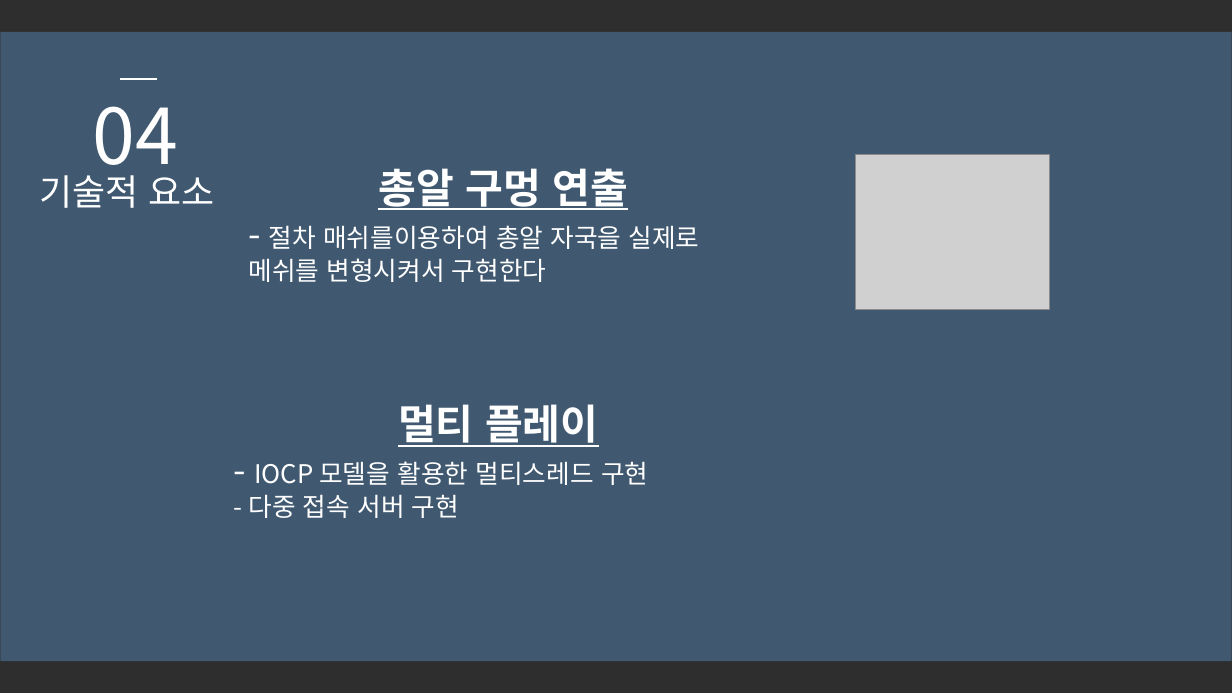
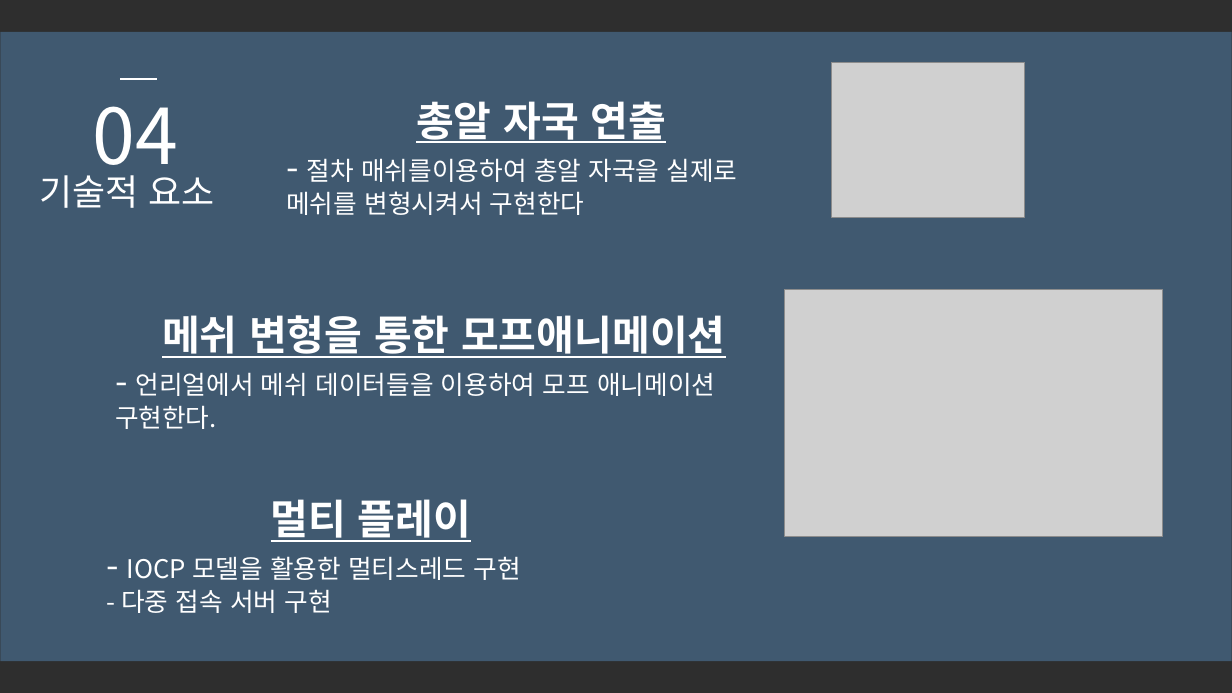
Before and after one commit to SuperTaeJun/GraduationWork, a slide deck: slide 13 of 졸업작품 제안서/졸업작품 제안서ver3.pptx (slide 12 before the commit). Drawn at 1232x693 pixels with LibreOffice and Linux fonts; fonts in the diff are those of the drawing; grey boxes stand for pictures; background and template pictures are left out; a plain dark background stands for a picture behind light text. Boxes give left, top, right and bottom in pixels: in the first picture for what was removed or moved away, otherwise in the second. Text is boxed around its words. In the diff, an @@ line names an element or a change of style, - is before the commit and + after.

```diff
--- a/졸업작품 제안서/졸업작품 제안서ver3.pptx
+++ b/졸업작품 제안서/졸업작품 제안서ver3.pptx
@@ picture: place and size @@
-picture at [856,155,1050,310]
+picture at [832,63,1026,217]
@@ text "총알 자국 연출": place and size @@
-text "총알 자국 연출" at [248,168,700,282]
+text "총알 자국 연출" at [286,101,738,215]
@@ text at [416,101,666,143]: text changed @@
-총알 구멍 연출
+총알 자국 연출
@@ picture added at [785,289,1163,537] @@
@@ text added at [115,315,725,429], 20 pt, text #FFFFFF @@
+메쉬 변형을 통한 모프애니메이션
+- 언리얼에서 메쉬 데이터들을 이용하여 모프 애니메이션 구현한다.
@@ text "멀티 플레이": place and size @@
-text "멀티 플레이" at [248,404,648,518]
+text "멀티 플레이" at [121,499,521,613]
```
Also in this commit, not shown: 1 slide added.
